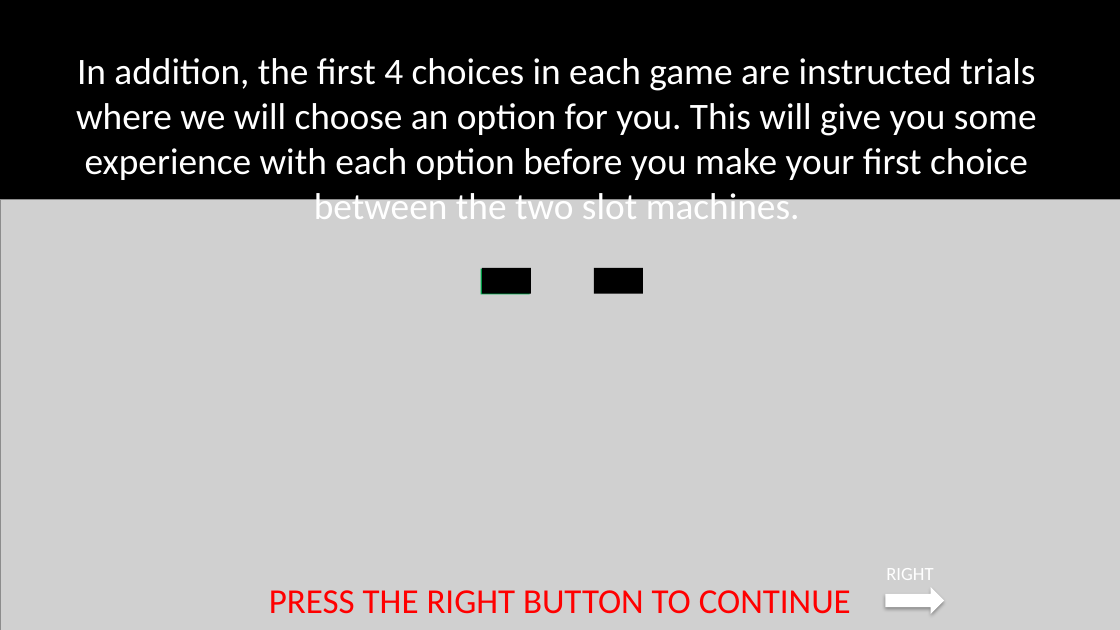
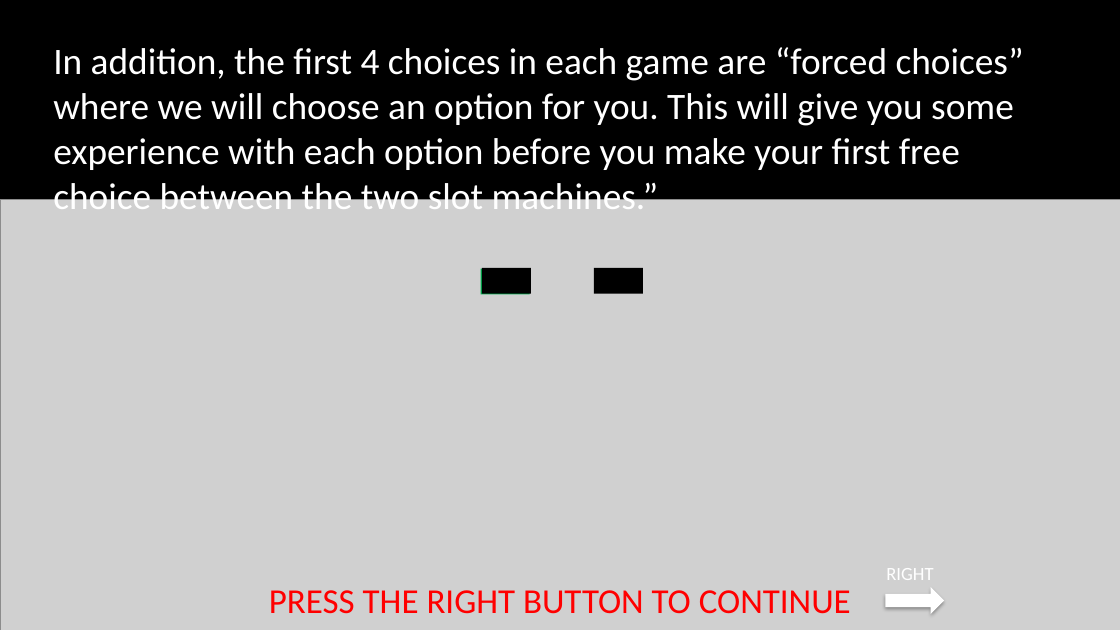
Before and after one commit to laureate-institute-for-brain-research/StimToolOnline, a slide deck: slide 17 of public/js/tasks/horizon/media/horizonInstructions_RSS.pptx. Drawn at 1120x630 pixels with LibreOffice and Linux fonts; fonts in the diff are those of the drawing; grey boxes stand for pictures. Boxes give left, top, right and bottom in pixels: in the first picture for what was removed or moved away, otherwise in the second. Text is boxed around its words. In the diff, an @@ line names an element or a change of style, - is before the commit and + after.

```diff
--- a/public/js/tasks/horizon/media/horizonInstructions_RSS.pptx
+++ b/public/js/tasks/horizon/media/horizonInstructions_RSS.pptx
@@ text at (x1=53, y1=47, x2=1024, y2=209): text changed @@
-In addition, the first 4 choices in each game are instructed trials where we will choose an option for you. This will give you some experience with each option before you make your first choice between the two slot machines.
+In addition, the first 4 choices in each game are “forced choices” where we will choose an option for you. This will give you some experience with each option before you make your first free choice between the two slot machines.”
```
Also in this commit, not shown: 10 other slides changed, 13 other files.
